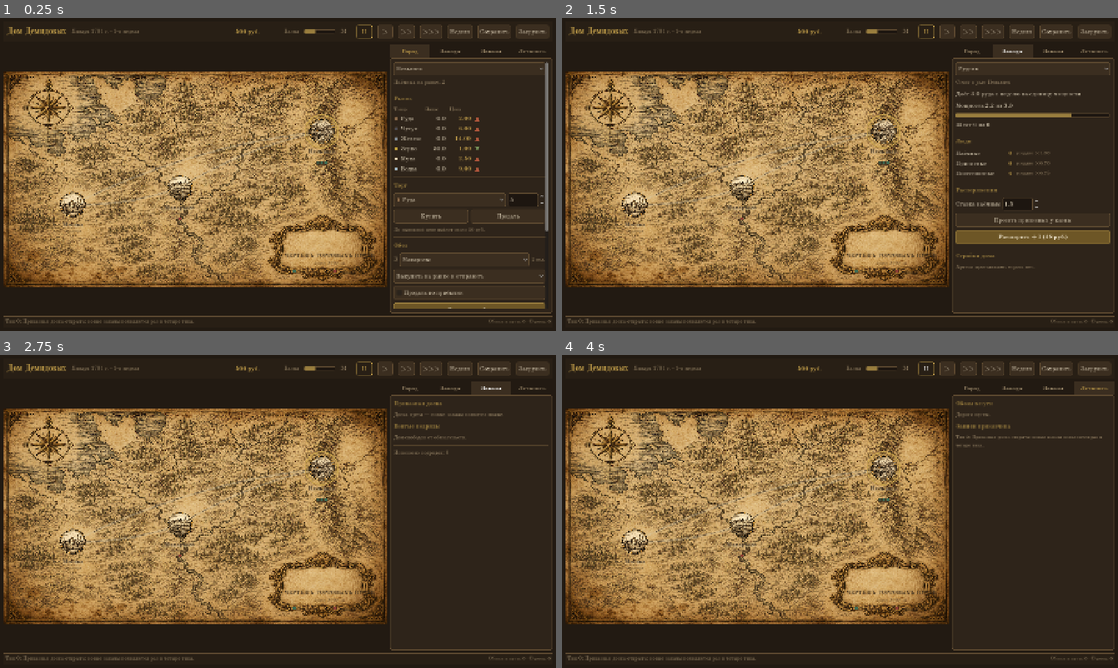
Above: before the commit, frames 1-4 (two rows, left to right).
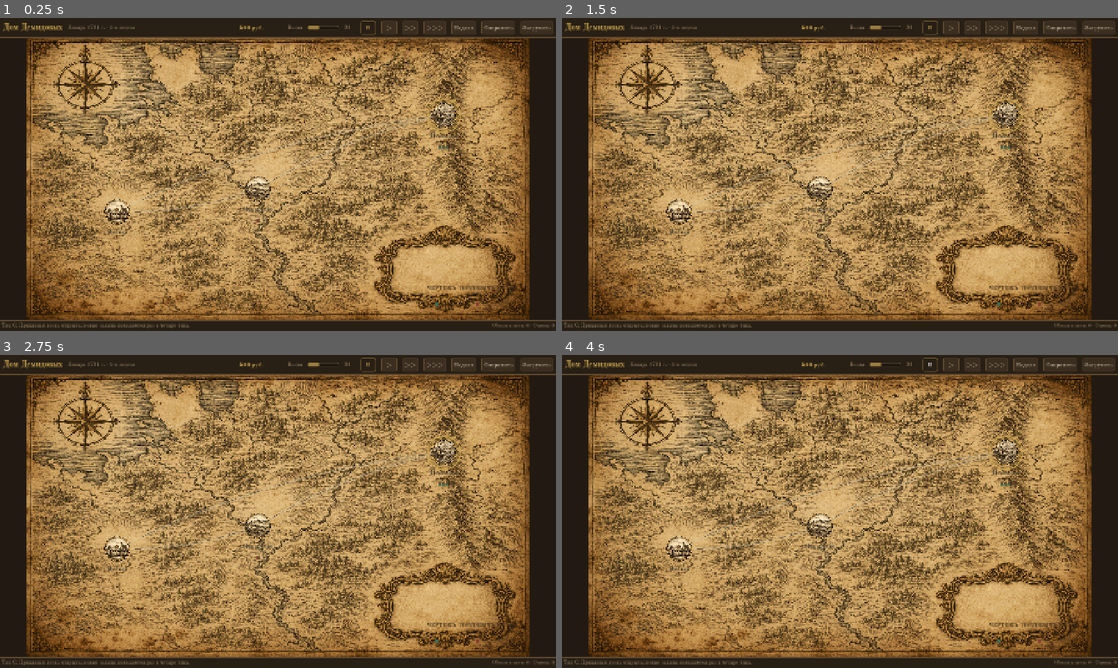
Above: after the commit, the same moments.

Repository: chas36/bearconomy
Game: Godot game, scene res://ui/main.tscn
The game is run twice, just before and just after one commit, with the same random seed, the same clock (stepped at 60 frames per second) and the same inputs.
Inputs (mouse positions are in pixels of both pictures, inside the frame that each line leads up to):
- Up to frame 1 (0.25 s): no input
- Up to frame 2 (1.5 s): click (973, 52) at 0.5 s, where only the run before the commit has a clickable "Город"; click (1012, 52) at 1.25 s, where only the run before the commit has a clickable "Заводы"
- Up to frame 3 (2.75 s): click (489, 389) at 2 s, where only the run before the commit has a clickable "Заказы"
- Up to frame 4 (4 s): click (1095, 389) at 2.75 s, where only the run before the commit has a clickable "Летопись"; click "II" at 3.5 s

The runs differ from the first frame. In frame 1, 73% of the frame differs, in the area x 0-100%, y 0-100%; in frame 2, 73%; in frame 3, 72%; in frame 4, 72%.

Commit message:
ui: карта во весь экран и каркас городского экрана с панорамой
Co-Authored-By: Claude Fable 5 <noreply@anthropic.com>

Diff:
--- a/tests/screenshot.gd
+++ b/tests/screenshot.gd
@@ -8,31 +8,44 @@
 var _shots: Array[Dictionary] = []
 var _current := 0
 var _frame := 0
+var _main: Node
 
 
 func _init() -> void:
 	var scene: PackedScene = load("res://ui/main.tscn")
-	var main: Node = scene.instantiate()
-	root.add_child(main)
-	_shots = [{"name": "map", "action": Callable()}]
-	# v0-заглушка: клики по городу/зданиям добавляются в задачах ниже,
-	# когда появятся соответствующие экраны.
+	_main = scene.instantiate()
+	root.add_child(_main)
+	_shots = [
+		{"name": "map", "action": Callable()},
+		{"name": "city", "action": _open_city.bind("Невьянск")},
+		{"name": "city_moscow", "action": _open_city.bind("Москва")},
+	]
 
 
 func _process(_delta: float) -> bool:
-	_frame += 1
-	if _frame < WARMUP_FRAMES:
-		return false
 	if _current >= _shots.size():
 		quit()
 		return true
 	var shot: Dictionary = _shots[_current]
-	var action: Callable = shot["action"]
-	if action.is_valid():
-		action.call()
+	if _frame == 0:
+		var action: Callable = shot["action"]
+		if action.is_valid():
+			action.call()
+	_frame += 1
+	if _frame < WARMUP_FRAMES:
+		return false
 	var image := root.get_viewport().get_texture().get_image()
 	image.save_png("/tmp/bearconomy_shot_%s.png" % shot["name"])
 	print("кадр: %s" % shot["name"])
 	_current += 1
 	_frame = 0
 	return false
+
+
+func _open_city(node_name: String) -> void:
+	var economy = _main.gameplay.economy
+	for i in range(economy.nodes.size()):
+		if economy.nodes[i].name == node_name:
+			_main._on_map_node_clicked(i)
+			return
+	push_warning("Узел не найден: %s" % node_name)
--- /dev/null
+++ b/ui/city_screen.gd
@@ -0,0 +1,112 @@
+# city_screen.gd — полноэкранная сцена города: панорама + здания
+# Здания-кнопки появятся отдельной задачей; каркас держит фон и навигацию.
+extends Control
+
+signal back_requested
+signal paper_requested(paper_id: String)  # market / works / contracts / caravans
+
+const UiTheme := preload("res://ui/ui_theme.gd")
+const GenAssets := preload("res://ui/gen_assets.gd")
+const MapLayout := preload("res://ui/map_layout.gd")
+
+var economy
+var node_index := -1
+
+var _built := false
+var _panorama: TextureRect
+var _fallback_bg: ColorRect
+var _title_label: Label
+var _subtitle_label: Label
+var _buildings_box: Control
+
+
+func setup(economy_ref) -> void:
+	economy = economy_ref
+	if not _built:
+		_build()
+		_built = true
+
+
+func show_city(index: int) -> void:
+	node_index = index
+	refresh()
+	show()
+
+
+func refresh() -> void:
+	if economy == null or node_index < 0 or node_index >= economy.nodes.size():
+		return
+	var node = economy.nodes[node_index]
+	var info: Dictionary = MapLayout.node_info(node.name)
+	var panorama: Texture2D = null
+	var asset_key: String = info.get("key", "")
+	if asset_key != "":
+		panorama = GenAssets.texture("cities/panorama_%s.png" % asset_key)
+	_panorama.texture = panorama
+	_panorama.visible = panorama != null
+	_title_label.text = node.name
+	_subtitle_label.text = info.get("subtitle", "")
+	_subtitle_label.visible = _subtitle_label.text != ""
+
+
+func _build() -> void:
+	set_anchors_preset(Control.PRESET_FULL_RECT)
+	mouse_filter = Control.MOUSE_FILTER_STOP
+
+	_fallback_bg = ColorRect.new()
+	_fallback_bg.color = UiTheme.COL_BG
+	_fallback_bg.set_anchors_preset(Control.PRESET_FULL_RECT)
+	add_child(_fallback_bg)
+
+	_panorama = TextureRect.new()
+	_panorama.set_anchors_preset(Control.PRESET_FULL_RECT)
+	_panorama.expand_mode = TextureRect.EXPAND_IGNORE_SIZE
+	_panorama.stretch_mode = TextureRect.STRETCH_KEEP_ASPECT_COVERED
+	add_child(_panorama)
+
+	_buildings_box = Control.new()
+	_buildings_box.set_anchors_preset(Control.PRESET_FULL_RECT)
+	_buildings_box.mouse_filter = Control.MOUSE_FILTER_IGNORE
+	add_child(_buildings_box)
+
+	add_child(_build_title_plate())
+	add_child(_build_back_button())
+
+
+func _build_title_plate() -> Control:
+	var margin := MarginContainer.new()
+	margin.set_anchors_preset(Control.PRESET_TOP_LEFT)
+	margin.add_theme_constant_override("margin_left", 24)
+	margin.add_theme_constant_override("margin_top", 58)
+
+	var plate := PanelContainer.new()
+	plate.theme_type_variation = "BarPanel"
+	margin.add_child(plate)
+
+	var box := VBoxContainer.new()
+	box.add_theme_constant_override("separation", 0)
+	plate.add_child(box)
+
+	_title_label = Label.new()
+	_title_label.theme_type_variation = "TitleLabel"
+	box.add_child(_title_label)
+
+	_subtitle_label = Label.new()
+	_subtitle_label.theme_type_variation = "DimLabel"
+	box.add_child(_subtitle_label)
+	return margin
+
+
+func _build_back_button() -> Control:
+	var margin := MarginContainer.new()
+	margin.set_anchors_preset(Control.PRESET_BOTTOM_LEFT)
+	margin.grow_vertical = Control.GROW_DIRECTION_BEGIN
+	margin.add_theme_constant_override("margin_left", 24)
+	margin.add_theme_constant_override("margin_bottom", 44)
+
+	var button := Button.new()
+	button.text = "На карту"
+	button.theme_type_variation = "AccentButton"
+	button.pressed.connect(func() -> void: back_requested.emit())
+	margin.add_child(button)
+	return margin
--- a/ui/main.gd
+++ b/ui/main.gd
@@ -1,4 +1,4 @@
-# main.gd — сборка игрового экрана: планка, карта, вкладки конторы, события
+# main.gd — сборка игрового экрана: карта, город-сцена, планка, события
 # UI только читает симуляцию и шлёт команды через публичные API /sim.
 extends Control
 
@@ -6,6 +6,7 @@
 const OpenRouterNpc := preload("res://game/openrouter_npc.gd")
 const UiTheme := preload("res://ui/ui_theme.gd")
 const MapView := preload("res://ui/map_view.gd")
+const CityScreen := preload("res://ui/city_screen.gd")
 const TopBar := preload("res://ui/top_bar.gd")
 const CityPanel := preload("res://ui/city_panel.gd")
 const WorksPanel := preload("res://ui/works_panel.gd")
@@ -13,11 +14,8 @@
 const JournalPanel := preload("res://ui/journal_panel.gd")
 const EventDialog := preload("res://ui/event_dialog.gd")
 
-const SIDE_PANEL_WIDTH := 420.0
-const TAB_CITY := 0
-const TAB_WORKS := 1
-const TAB_CONTRACTS := 2
-const TAB_JOURNAL := 3
+const TOP_BAR_HEIGHT := 48.0
+const STATUS_BAR_HEIGHT := 30.0
 
 var gameplay := Gameplay.new()
 var current_speed := 0
@@ -26,13 +24,13 @@
 var _tick_timer: Timer
 var _top_bar: TopBar
 var _map_view: MapView
+var _city_screen: CityScreen
 var _city_panel: CityPanel
 var _works_panel: WorksPanel
 var _contracts_panel: ContractsPanel
 var _journal_panel: JournalPanel
 var _event_dialog: EventDialog
-var _tab_buttons: Array[Button] = []
-var _tab_panels: Array[Control] = []
+var _panel_store: Control
 var _status_label: Label
 var _counts_label: Label
 var _last_money := 0.0
@@ -66,36 +64,32 @@
 	background.set_anchors_preset(Control.PRESET_FULL_RECT)
 	add_child(background)
 
-	var margin := MarginContainer.new()
-	margin.set_anchors_preset(Control.PRESET_FULL_RECT)
-	for side in ["margin_left", "margin_top", "margin_right", "margin_bottom"]:
-		margin.add_theme_constant_override(side, 10)
-	add_child(margin)
-
-	var page := VBoxContainer.new()
-	page.add_theme_constant_override("separation", 8)
-	margin.add_child(page)
+	_map_view = MapView.new()
+	_map_view.set_anchors_preset(Control.PRESET_FULL_RECT)
+	_map_view.offset_top = TOP_BAR_HEIGHT
+	_map_view.offset_bottom = -STATUS_BAR_HEIGHT
+	_map_view.setup(gameplay.economy)
+	_map_view.node_clicked.connect(_on_map_node_clicked)
+	add_child(_map_view)
+
+	_city_screen = CityScreen.new()
+	_city_screen.setup(gameplay.economy)
+	_city_screen.back_requested.connect(_on_city_back)
+	_city_screen.paper_requested.connect(_on_paper_requested)
+	_city_screen.hide()
+	add_child(_city_screen)
+
+	_build_panel_store()
 
 	_top_bar = TopBar.new()
+	_top_bar.set_anchors_preset(Control.PRESET_TOP_WIDE)
 	_top_bar.step_pressed.connect(_advance_tick)
 	_top_bar.speed_selected.connect(_set_speed)
 	_top_bar.save_pressed.connect(_on_save)
 	_top_bar.load_pressed.connect(_on_load)
-	page.add_child(_top_bar)
-
-	var center := HBoxContainer.new()
-	center.size_flags_vertical = Control.SIZE_EXPAND_FILL
-	center.add_theme_constant_override("separation", 8)
-	page.add_child(center)
-
-	_map_view = MapView.new()
-	_map_view.size_flags_horizontal = Control.SIZE_EXPAND_FILL
-	_map_view.setup(gameplay.economy)
-	_map_view.node_clicked.connect(_on_map_node_clicked)
-	center.add_child(_map_view)
-
-	center.add_child(_build_side_panel())
-	page.add_child(_build_status_bar())
+	add_child(_top_bar)
+
+	add_child(_build_status_bar())
 
 	_event_dialog = EventDialog.new()
 	_event_dialog.choice_made.connect(_on_event_choice)
@@ -103,14 +97,11 @@
 	add_child(_event_dialog)
 
 
-func _build_side_panel() -> Control:
-	var side := VBoxContainer.new()
-	side.custom_minimum_size.x = SIDE_PANEL_WIDTH
-	side.add_theme_constant_override("separation", 0)
-
-	var tabs := HBoxContainer.new()
-	tabs.add_theme_constant_override("separation", 2)
-	side.add_child(tabs)
+# v0-заглушка: панели живут скрытыми, пока не переедут в бумаги города
+func _build_panel_store() -> void:
+	_panel_store = Control.new()
+	_panel_store.visible = false
+	add_child(_panel_store)
 
 	_city_panel = CityPanel.new()
 	_works_panel = WorksPanel.new()
@@ -118,47 +109,17 @@
 	_journal_panel = JournalPanel.new()
 	for panel in [_city_panel, _works_panel, _contracts_panel, _journal_panel]:
 		panel.setup(gameplay)
-	_city_panel.node_selected.connect(_on_city_node_selected)
+		_panel_store.add_child(panel)
+	_city_panel.node_selected.connect(_select_node)
 	for panel in [_city_panel, _works_panel, _contracts_panel]:
 		panel.action_performed.connect(_on_panel_action)
-	_tab_panels.assign([_city_panel, _works_panel, _contracts_panel, _journal_panel])
-
-	var group := ButtonGroup.new()
-	var captions := ["Город", "Заводы", "Заказы", "Летопись"]
-	for i in range(captions.size()):
-		var button := Button.new()
-		button.text = captions[i]
-		button.theme_type_variation = "TabButton"
-		button.toggle_mode = true
-		button.button_group = group
-		button.size_flags_horizontal = Control.SIZE_EXPAND_FILL
-		button.pressed.connect(_on_tab_selected.bind(i))
-		tabs.add_child(button)
-		_tab_buttons.append(button)
-
-	var holder := PanelContainer.new()
-	holder.size_flags_vertical = Control.SIZE_EXPAND_FILL
-	side.add_child(holder)
-
-	var scroll := ScrollContainer.new()
-	scroll.horizontal_scroll_mode = ScrollContainer.SCROLL_MODE_DISABLED
-	holder.add_child(scroll)
-
-	var stack := VBoxContainer.new()
-	stack.size_flags_horizontal = Control.SIZE_EXPAND_FILL
-	scroll.add_child(stack)
-	for panel in _tab_panels:
-		panel.size_flags_horizontal = Control.SIZE_EXPAND_FILL
-		stack.add_child(panel)
-
-	_tab_buttons[TAB_CITY].button_pressed = true
-	_on_tab_selected(TAB_CITY)
-	return side
 
 
 func _build_status_bar() -> Control:
 	var bar := PanelContainer.new()
 	bar.theme_type_variation = "StatusPanel"
+	bar.set_anchors_preset(Control.PRESET_BOTTOM_WIDE)
+	bar.grow_vertical = Control.GROW_DIRECTION_BEGIN
 
 	var row := HBoxContainer.new()
 	row.add_theme_constant_override("separation", 12)
@@ -182,11 +143,11 @@
 	_last_money = economy.player.money
 
 	_map_view.refresh()
-	for panel in _tab_panels:
+	if _city_screen.visible:
+		_city_screen.refresh()
+	for panel in [_city_panel, _works_panel, _contracts_panel, _journal_panel]:
 		panel.refresh()
 
-	var open_count: int = _contracts_panel.open_count()
-	_tab_buttons[TAB_CONTRACTS].text = ("Заказы (%d)" % open_count if open_count > 0 else "Заказы")
 	_counts_label.text = (
 		"Обозов в пути: %d · Строек: %d"
 		% [economy.caravans.size(), economy.construction_queue.size()]
@@ -233,17 +194,17 @@
 
 func _on_map_node_clicked(index: int) -> void:
 	_select_node(index)
-	_tab_buttons[TAB_CITY].button_pressed = true
-	_on_tab_selected(TAB_CITY)
-
-
-func _on_city_node_selected(index: int) -> void:
-	_select_node(index)
-
-
-func _on_tab_selected(index: int) -> void:
-	for i in range(_tab_panels.size()):
-		_tab_panels[i].visible = i == index
+	_map_view.hide()
+	_city_screen.show_city(index)
+
+
+func _on_city_back() -> void:
+	_city_screen.hide()
+	_map_view.show()
+
+
+func _on_paper_requested(_paper_id: String) -> void:
+	pass  # v0-заглушка: бумаги города подключаются следующей задачей
 
 
 func _on_panel_action(message: String) -> void:
@@ -285,6 +246,8 @@
 		_on_panel_action("Загрузка не удалась.")
 		return
 	_map_view.setup(gameplay.economy)
+	_city_screen.setup(gameplay.economy)
+	_on_city_back()
 	_select_node(min(_city_panel.node_index, gameplay.economy.nodes.size() - 1))
 	_status_label.text = "Игра загружена."
 	_journal_panel.add_line("Игра загружена.")
